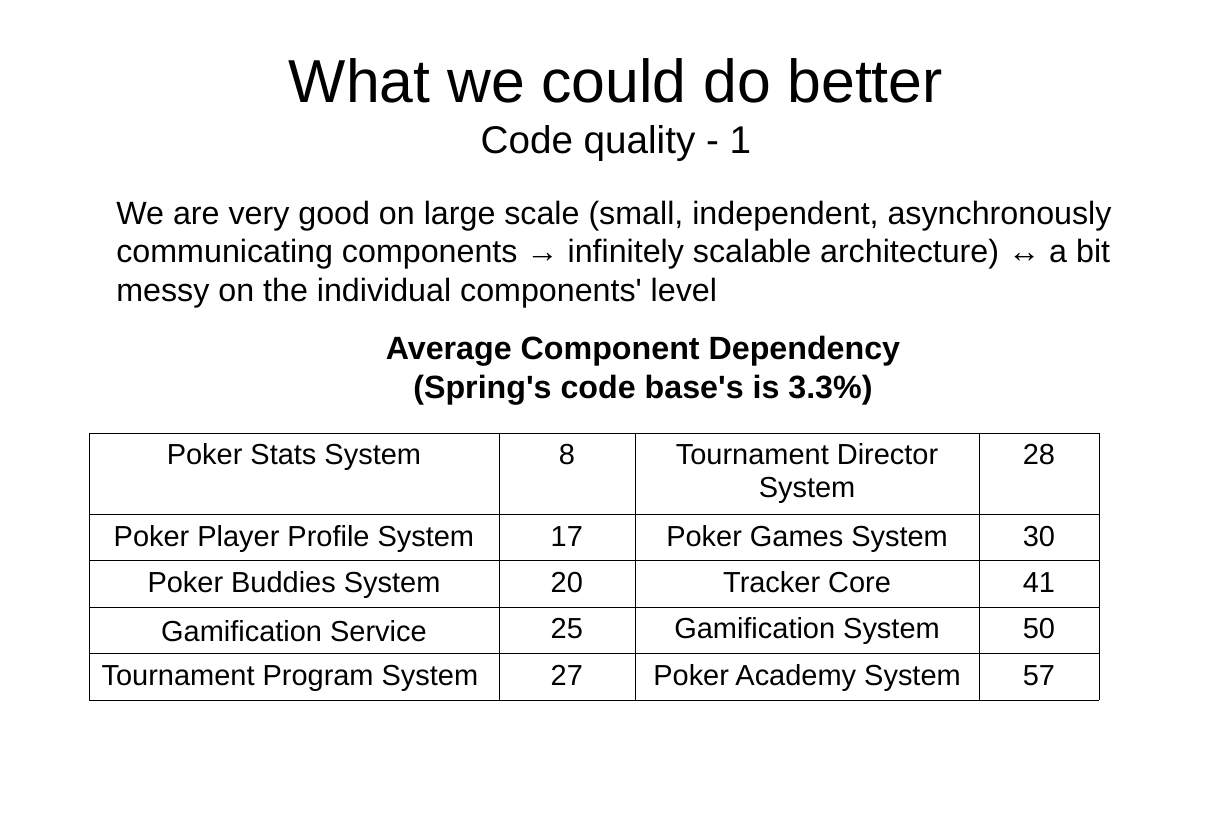
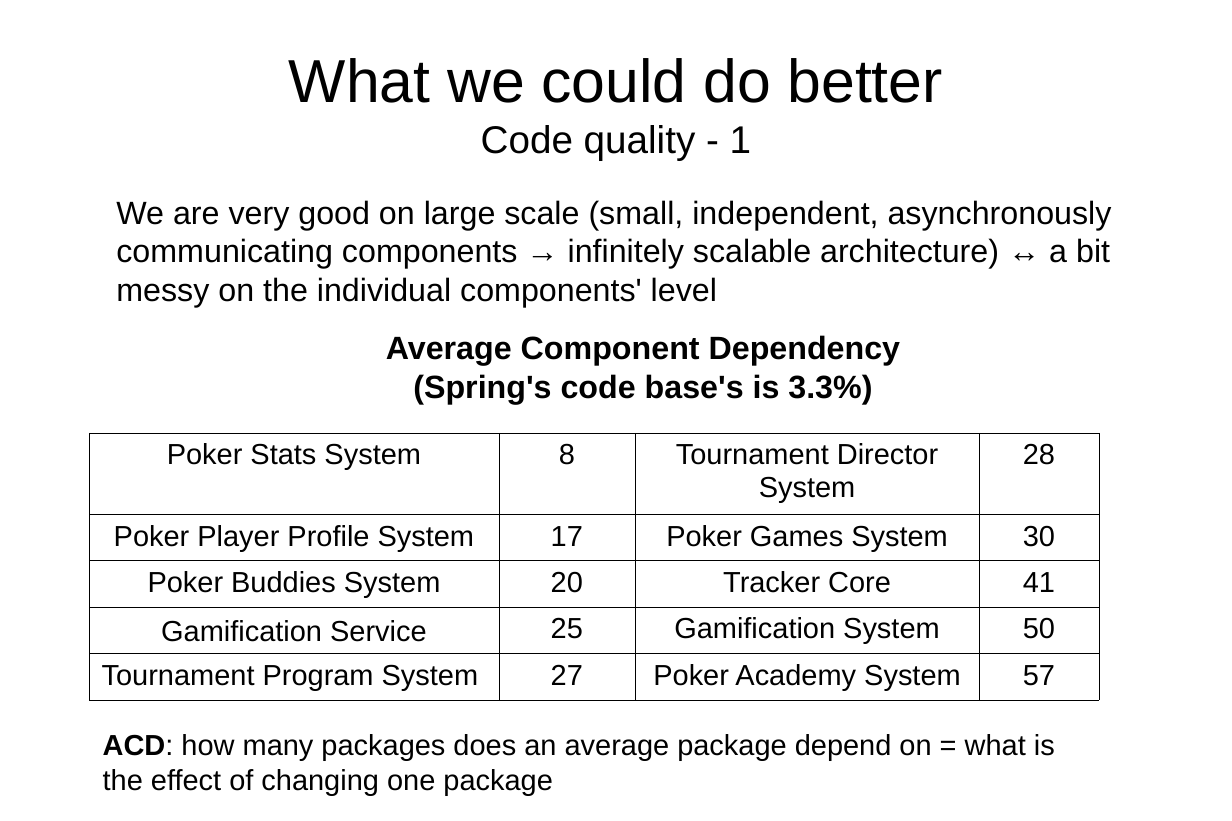
Before and after one commit to matemagyari/principle, a slide deck: slide 9 of DDDInPoker.odp. Drawn at 1232x821 pixels with LibreOffice and Linux fonts; fonts in the diff are those of the drawing. Boxes give left, top, right and bottom in pixels: in the first picture for what was removed or moved away, otherwise in the second. Text is boxed around its words. In the diff, an @@ line names an element or a change of style, - is before the commit and + after.

```diff
--- a/DDDInPoker.odp
+++ b/DDDInPoker.odp
@@ text added at (x1=103, y1=734, x2=1055, y2=795), 18 pt, text #000000 @@
+ACD: how many packages does an average package depend on = what is the effect of changing one package
```
Also in this commit, not shown: 4 other slides changed, 6 slides added.
